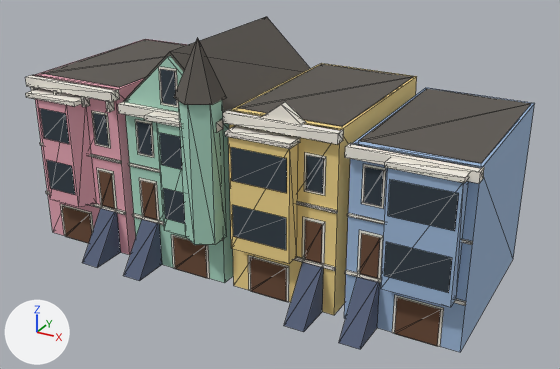
The glTF model packs/base/assets/models/scenery/row-houses.glb, before and after one commit.
Rendered twice from a 50 mm camera at (21.4, -32.8, 23.4) aimed at (1.2, 4.0, 5.1). Arrows for +X, +Y and +Z are at lower left; the lights stay in place. The older version comes first. Mesh edges are drawn as thin lines. Where no turn or scale is listed for an object, it has been applied to the vertices. Vertices at exactly the same position are counted once.

The scene before the commit, as lines of its bpy script (objects in view):
```python
ob_row_house_a_body = bpy.data.objects.new('row_house_a_body', me_row_house_a_body)
ob_row_house_a_body.location = (-10.5, 0.0, 0.0)
ob_row_house_b_body = bpy.data.objects.new('row_house_b_body', me_row_house_b_body)
ob_row_house_b_body.location = (-3.5, 0.0, 0.0)
ob_row_house_c_body = bpy.data.objects.new('row_house_c_body', me_row_house_c_body)
ob_row_house_c_body.location = (3.5, 0.0, 0.0)
ob_row_house_d_body = bpy.data.objects.new('row_house_d_body', me_row_house_d_body)
ob_row_house_d_body.location = (10.5, 0.0, 0.0)
```
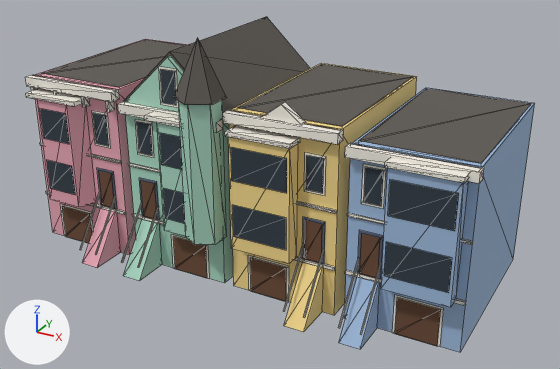
What the commit changed:
me_row_house_a_body is used by ob_row_house_a_body; location (-10.5, 0.0, 0.0).
me_row_house_a_body had 126 vertices, 156 faces and spanned x -3.3..3.3, y -2.2..11.0, z 0.0..10.62.
me_row_house_a_body now has 142 vertices, 180 faces and spans x -3.3..3.3, y -2.23..11.0, z 0.0..10.62.
Part 1, on me_row_house_a_body:
8 vertices are added at x 1.26..2.46, y -2.23..0.03, z 0.88..3.92.
8 new vertices lie (0.08, 0.0, 0.0) away from vertices in x 1.26..2.46, y -2.23..0.03, z 0.88..3.92.
24 new faces join them, mat_trim (white #f4efe4).
me_row_house_a_body part 2: 2 faces spanning x 1.25..2.55, y -0.03, z 3.0..5.5 switch from mat_trim (white #f4efe4) to mat_body_alt (dark blue #55607a).
me_row_house_a_body part 3: 8 faces spanning x 1.3..2.5, y -2.2..0.0, z 0.0..3.0 switch from mat_body_alt (dark blue #55607a) to mat_paint_pink (pink #e7a6b4).
me_row_house_b_body is used by ob_row_house_b_body; location (-3.5, 0.0, 0.0).
me_row_house_b_body had 131 vertices, 158 faces and spanned x -3.5..3.51, y -2.2..11.0, z 0.0..14.4.
me_row_house_b_body now has 147 vertices, 182 faces and spans x -3.5..3.51, y -2.23..11.0, z 0.0..14.4.
Part 4, on me_row_house_b_body:
8 vertices are added at x -2.54..-1.34, y -2.23..0.03, z 0.88..3.92.
8 new vertices lie (0.08, 0.0, 0.0) away from vertices in x -2.54..-1.34, y -2.23..0.03, z 0.88..3.92.
24 new faces join them, mat_trim (white #f4efe4).
me_row_house_b_body part 5: 2 faces spanning x -2.55..-1.25, y -0.03, z 3.0..5.5 switch from mat_trim (white #f4efe4) to mat_body_alt (dark blue #55607a).
me_row_house_b_body part 6: 8 faces spanning x -2.5..-1.3, y -2.2..0.0, z 0.0..3.0 switch from mat_body_alt (dark blue #55607a) to mat_paint_mint (green #a9d6c2).
me_row_house_c_body is used by ob_row_house_c_body; location (3.5, 0.0, 0.0).
me_row_house_c_body had 100 vertices, 116 faces and spanned x -3.3..3.3, y -2.2..11.0, z 0.0..11.5.
me_row_house_c_body now has 116 vertices, 140 faces and spans x -3.3..3.3, y -2.23..11.0, z 0.0..11.5.
Part 7, on me_row_house_c_body:
8 vertices are added at x 1.26..2.46, y -2.23..0.03, z 0.88..3.92.
8 new vertices lie (0.08, 0.0, 0.0) away from vertices in x 1.26..2.46, y -2.23..0.03, z 0.88..3.92.
24 new faces join them, mat_trim (white #f4efe4).
me_row_house_c_body part 8: 2 faces spanning x 1.25..2.55, y -0.03, z 3.0..5.5 switch from mat_trim (white #f4efe4) to mat_body_alt (dark blue #55607a).
me_row_house_c_body part 9: 8 faces spanning x 1.3..2.5, y -2.2..0.0, z 0.0..3.0 switch from mat_body_alt (dark blue #55607a) to mat_paint_yellow (yellow #f1d58a).
me_row_house_d_body is used by ob_row_house_d_body; location (10.5, 0.0, 0.0).
me_row_house_d_body had 94 vertices, 108 faces and spanned x -3.3..3.3, y -2.2..11.0, z 0.0..10.02.
me_row_house_d_body now has 110 vertices, 132 faces and spans x -3.3..3.3, y -2.23..11.0, z 0.0..10.02.
Part 10, on me_row_house_d_body:
8 vertices are added at x -2.54..-1.34, y -2.23..0.03, z 0.88..3.92.
8 new vertices lie (0.08, 0.0, 0.0) away from vertices in x -2.54..-1.34, y -2.23..0.03, z 0.88..3.92.
24 new faces join them, mat_trim (white #f4efe4).
me_row_house_d_body part 11: 2 faces spanning x -2.55..-1.25, y -0.03, z 3.0..5.5 switch from mat_trim (white #f4efe4) to mat_body_alt (dark blue #55607a).
me_row_house_d_body part 12: 8 faces spanning x -2.5..-1.3, y -2.2..0.0, z 0.0..3.0 switch from mat_body_alt (dark blue #55607a) to mat_paint_blue (blue #9db8d9).

Location of each change, (x1, y1, x2, y2) in pixels of the pictures (560 x 369 px):
part 1 of me_row_house_a_body, added: after (80, 191, 116, 255)
part 2 of me_row_house_a_body, recoloured (darker): (97, 168, 117, 209) in both
part 3 of me_row_house_a_body, recoloured (dark blue to pink): (82, 208, 121, 268) in both
part 4 of me_row_house_b_body, added: after (122, 202, 158, 267)
part 5 of me_row_house_b_body, recoloured (darker): (139, 178, 160, 221) in both
part 6 of me_row_house_b_body, recoloured (dark blue to green): (124, 219, 162, 281) in both
part 7 of me_row_house_c_body, added: after (283, 244, 324, 318)
part 8 of me_row_house_c_body, recoloured (darker): (302, 217, 325, 264) in both
part 9 of me_row_house_c_body, recoloured (dark blue to yellow): (284, 262, 324, 332) in both
part 10 of me_row_house_d_body, added: after (339, 258, 381, 335)
part 11 of me_row_house_d_body, recoloured (darker): (357, 230, 383, 279) in both
part 12 of me_row_house_d_body, recoloured (dark blue to blue): (339, 277, 380, 350) in both
